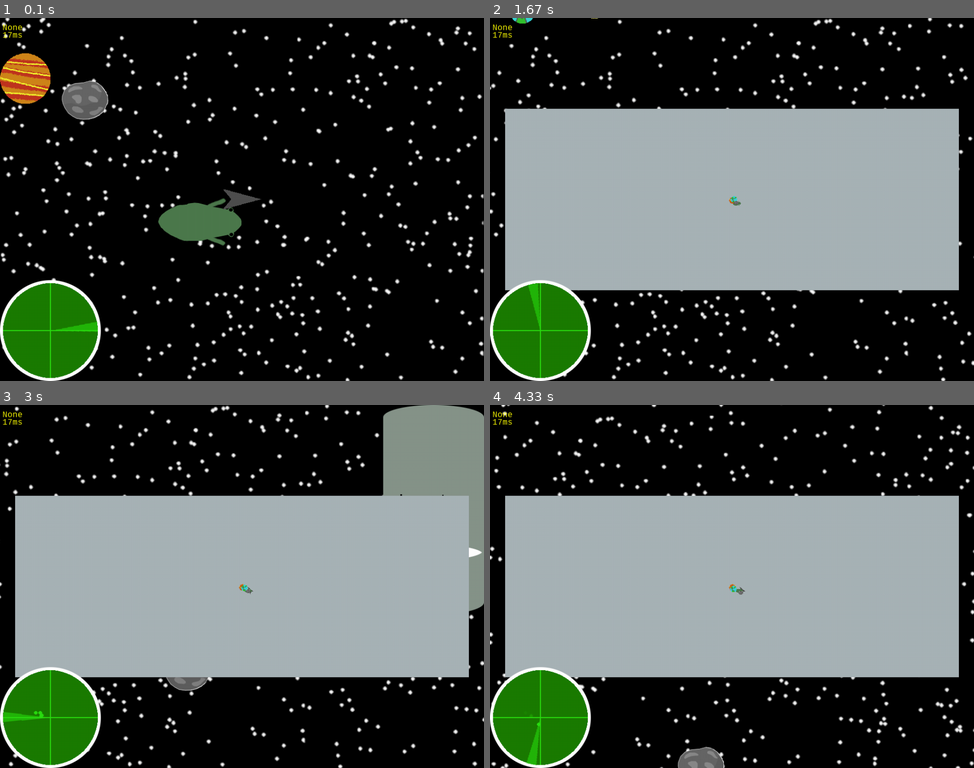
Above: before the commit, frames 1-4 (two rows, left to right).
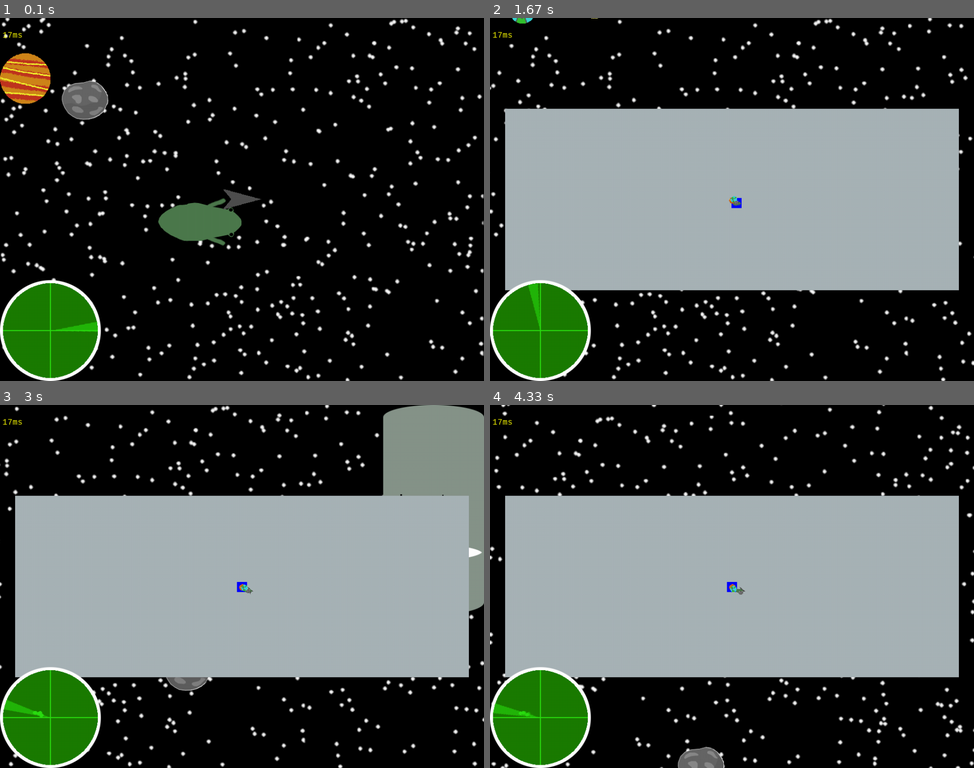
Above: after the commit, the same moments.

Repository: Jacob-OTW/Explorer-in-PyGame
Game: pygame game, started from main.py
Two runs of this game, one before a commit and one after it. Both use one fixed random seed, a clock stepped at 60 frames per second and the inputs below.
Inputs:
- Up to frame 1 (0.1 s): no input
- Up to frame 2 (1.67 s): tap F at 0.33 s; hold Space 0.67-1.13 s; hold Up 0.67-1.13 s; tap D at 1.17 s; hold M from 1.5 s (still down); hold Up from 1.5 s (still down)
- Up to frame 3 (3 s): release M at 1.97 s; release Up at 1.97 s; tap E at 2 s; hold A 2.33-2.8 s; hold Up 2.33-2.8 s; tap R at 2.83 s
- Up to frame 4 (4.33 s): tap Enter at 3.17 s; hold Up 3.5-3.97 s; tap Space at 3.57, 3.87, 4.07 s; hold Down 4-4.3 s

The runs differ from the first frame. In frame 1, less than 0.1% of the frame differs, in the area x 0-5%, y 1-4%; in frame 2, less than 0.1%; in frame 3, 0.3%; in frame 4, 0.4%, in the area x 0-52%, y 1-100%.

Commit message:
Added key_binds.py for better control over key binds. Fixed bug where destroyed asteroids would be a target to the radar, will now unlock if the target is dead.

Diff:
--- /dev/null
+++ b/key_binds.py
@@ -0,0 +1,6 @@
+import pygame
+
+keybinds = {'Turn_Right': pygame.K_a, 'Turn_Left': pygame.K_d, 'Thrust': pygame.K_SPACE,
+            'Menu_Up': pygame.K_UP, 'Menu_Down': pygame.K_DOWN, 'Menu_Confirm': pygame.K_RETURN,
+            'Open_Menu': pygame.K_e, 'Open_Map': pygame.K_m, 'Cycle_Map': pygame.K_f,
+            'Lock_Radar': pygame.K_r}
--- a/main.py
+++ b/main.py
@@ -14,6 +14,7 @@
 from radar_obj import radar_group, radar, radar_ping_group
 from missile_obj import missile_group, add_missile
 from effects import effect_group
+from key_binds import keybinds
 
 
 def HandleKeys():
@@ -22,27 +23,28 @@
             pygame.quit()
             sys.exit()
         if event.type == pygame.KEYDOWN:
-            if event.key == pygame.K_UP:  # Cycle through menu up
+            if event.key == keybinds['Menu_Up']:  # Cycle through menu up
                 shop_ui.selected -= 1
                 if shop_ui.selected < 0:
                     shop_ui.selected = shop_ui.max_shop_length
-            if event.key == pygame.K_DOWN:  # Cycle through menu down
+            if event.key == keybinds['Menu_Down']:  # Cycle through menu down
                 shop_ui.selected += 1
                 if shop_ui.selected > shop_ui.max_shop_length:
                     shop_ui.selected = 0
-            if event.key == pygame.K_RETURN:  # Confirm Action in Shop UI
+            if event.key == keybinds['Menu_Confirm']:  # Confirm Action in Shop UI
                 shop_ui.use()
-            if event.key == pygame.K_e:  # Open Shop_UI
+            if event.key == keybinds['Open_Menu']:  # Open Shop_UI
                 shop_ui.shop = True
                 shop_ui.directory = []
                 shop_ui.shop_list = return_main_menu()
-            if event.key == pygame.K_m:  # Open and close map
+            if event.key == keybinds['Open_Map']:  # Open and close map
                 map_ui.map = False if map_ui.map else True
-            if event.key == pygame.K_g:  # Cycle target for arrow and map
+            if event.key == keybinds['Cycle_Map']:  # Cycle target for arrow and map
                 map_selector.next_target()
-            if event.key == pygame.K_i:
+            if event.key == keybinds['Lock_Radar']:  # Lock radar
                 if 'Radar' in play.inventory and radar_ping_group.sprites():
                     r = random.choice(radar_ping_group.sprites())
+                    r.target.seen_by_probe = True
                     radar.lock = r.target
                     map_selector.set_target(r)
             if event.key == pygame.K_q:
@@ -132,7 +134,7 @@
     pop_up_group.draw(stage.screen)
 
     # Text
-    text = myfont.render(f"{play.Current_Planet}", True, (255, 255, 0))
+    text = myfont.render(f"", True, (255, 255, 0))
     stage.screen.blit(text, (5, 10))
     text2 = myfont.render(f"{round(frame_time * 1000)}ms", True, (255, 255, 0))
     stage.screen.blit(text2, (5, 25))
--- a/nav_objs.py
+++ b/nav_objs.py
@@ -84,6 +84,8 @@
             Map_Selector.next_target()
         if self.possible and self.target:
             self.rect.center = self.target.rect.center
+        if self.target and not self.target.alive():
+            self.target = None
 
     @classmethod
     def next_target(cls):
--- a/planet_obj.py
+++ b/planet_obj.py
@@ -4,6 +4,7 @@
 from player_obj import play
 from space_probe_obj import space_probe_group
 from effects import effect_group, Explosion
+from nav_objs import map_selector
 
 
 def dis_to(mp, tp):
@@ -102,6 +103,7 @@
             if self.kill_in <= 0:
                 effect_group.add(Explosion((stage.XScroll + self.rect.centerx, stage.YScroll + self.rect.centery)))
                 play.Current_Planet = None
+                map_selector.target = None
                 self.kill()
 
 
--- a/player_obj.py
+++ b/player_obj.py
@@ -1,6 +1,7 @@
 import pygame
 import math
 from settings import stage
+from key_binds import keybinds
 
 
 class Player(pygame.sprite.Sprite):  # This class is used for the player
@@ -45,17 +46,17 @@
         self.Surface.blit(self.Idle, (0, 0))
         # Key Input
         keys = pygame.key.get_pressed()
-        if keys[pygame.K_SPACE]:
+        if keys[keybinds['Thrust']]:
             self.Surface.blit(self.burner[self.burner_index], (0, 0))
             self.burner_timer += 1
             if self.burner_timer >= 5:
                 self.burner_index = 0 if self.burner_index == 1 else 1
                 self.burner_timer = 0
             self.accelerate()
-        if keys[pygame.K_a]:
+        if keys[keybinds['Turn_Left']]:
+            self.rotate(-5)
+        if keys[keybinds['Turn_Right']]:
             self.rotate(5)
-        if keys[pygame.K_d]:
-            self.rotate(-5)
 
         # Release from Planet
         if self.Current_Planet:
--- a/radar_obj.py
+++ b/radar_obj.py
@@ -59,14 +59,19 @@
         self.scan_timer = 0
 
     def update(self):
+        # Drop Lock
+        if self.lock and not self.lock.alive():
+            self.lock = None
         # Rotate
         self.radar_cursor = pygame.transform.rotate(pygame.image.load('Assets/Radar/radar_cursor.png').convert_alpha(),
                                                     self.cursor_angle)
         self.radar_cursor_rect = self.radar_cursor.get_rect(center=(100, 100))
+
         if not self.lock:
             self.cursor_angle += 1
         else:
             self.cursor_angle = dir_to(play.rect.center, self.lock.rect.center) - 90
+
         if self.cursor_angle > 360:
             self.cursor_angle = 0
 
